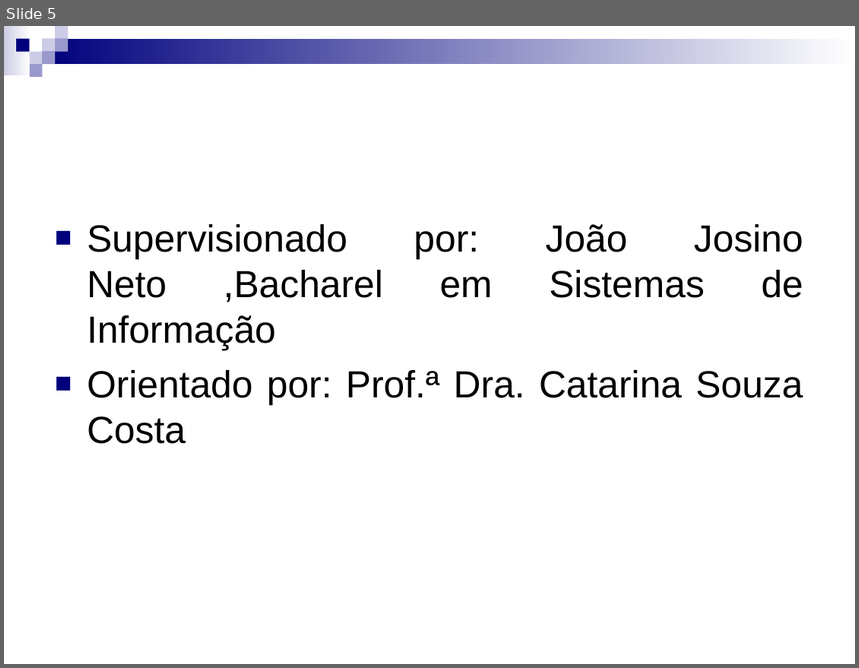
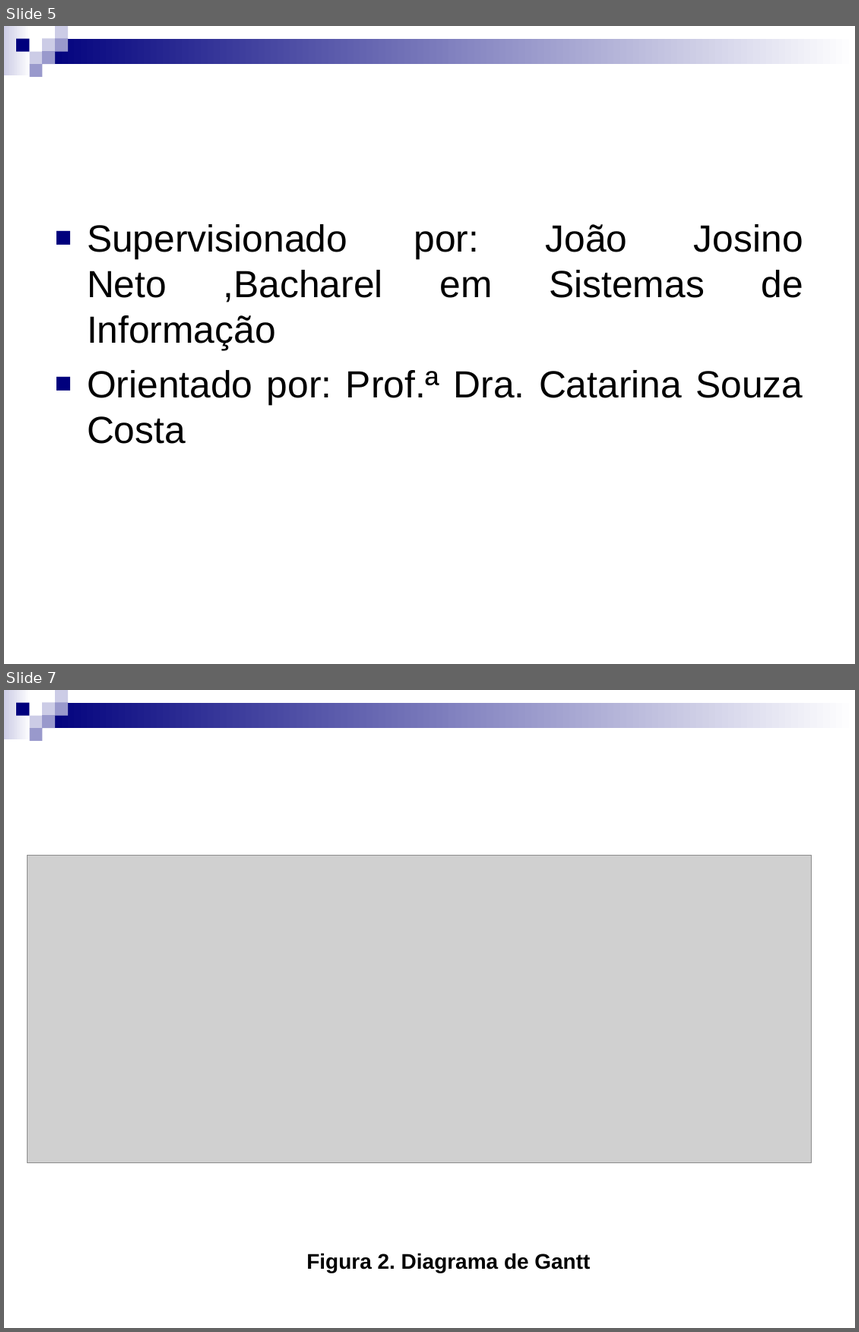
Before and after one commit to Gabrielfgrd/CamaraRB, a slide deck: Documentos/Documentos das aulas/Apresentação para o dia 10.ppt. Shown one above the other, each under a label of ours: slide 5 before the commit, slides 5 and 7 after it; the slides between them are not shown. The pictures are 859x668 and 859x1332 pixels, drawn with LibreOffice and Linux fonts; fonts in the diff are those of the drawing; grey boxes stand for pictures. Boxes give left, top, right and bottom in pixels: in the first picture for what was removed or moved away, otherwise in the second. Text is boxed around its words. In the diff, an @@ line names an element or a change of style, - is before the commit and + after.

```diff
--- a/Documentos/Documentos das aulas/Apresentação para o dia 10.ppt
+++ b/Documentos/Documentos das aulas/Apresentação para o dia 10.ppt
@@ slide 7 added at [4, 690, 855, 1328], background #FFFFFF; not listed: 9 template elements that a slide beside it also shows @@
@@ picture added at [27, 855, 811, 1163] @@
@@ text added at [306, 1253, 590, 1273], 18 pt, text #000000, bold @@
+Figura 2. Diagrama de Gantt
```
Also in this commit, not shown: 3 slides changed, 13 other slides added, 3 slides removed, 8 other files.
